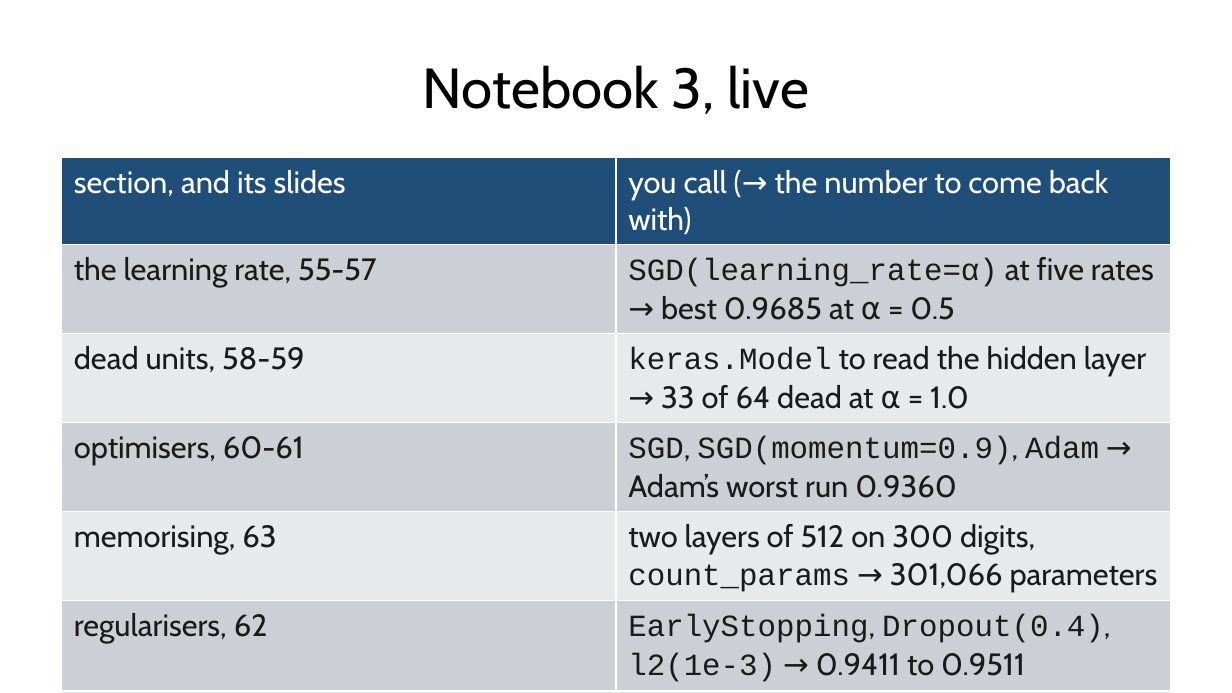
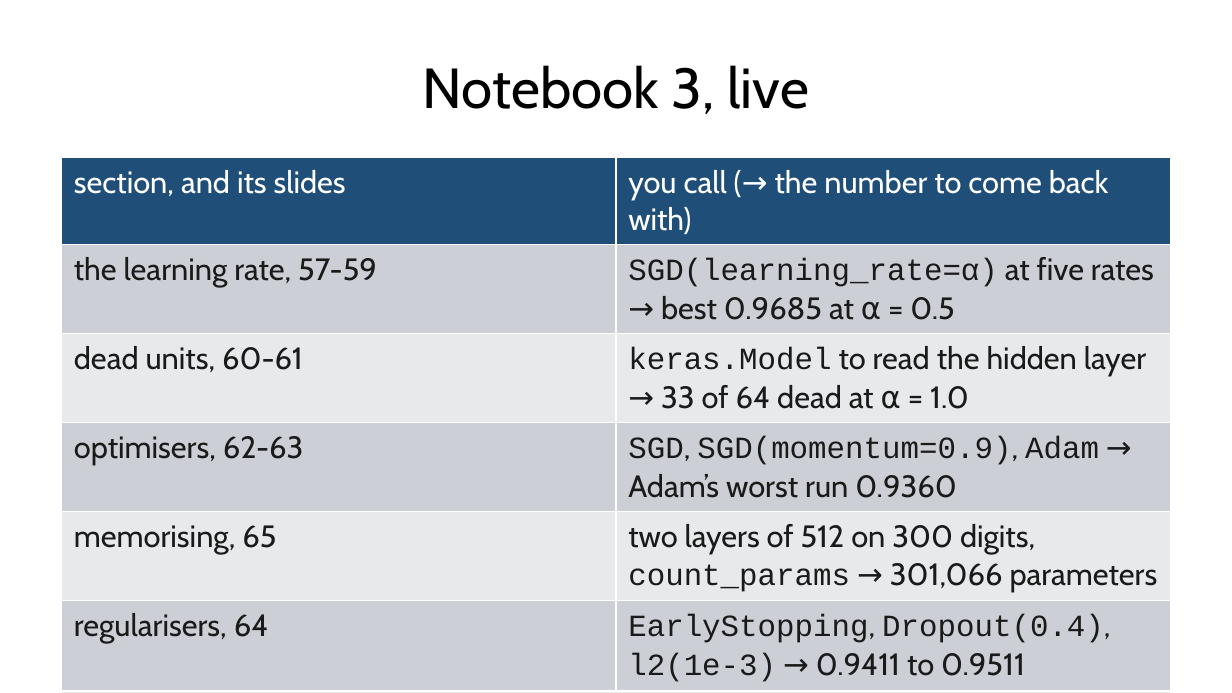
Before and after one commit to fabioantonini/technologies-for-artificial-intelligence, a slide deck: slide 66 of Lessons/09_neural_networks/Slides/neural_networks_slides.pptx (slide 64 before the commit). Drawn at 1232x693 pixels with LibreOffice and Linux fonts; fonts in the diff are those of the drawing; background and template pictures are left out. Boxes give left, top, right and bottom in pixels: in the first picture for what was removed or moved away, otherwise in the second. Text is boxed around its words. In the diff, an @@ line names an element or a change of style, - is before the commit and + after.

```diff
--- a/Lessons/09_neural_networks/Slides/neural_networks_slides.pptx
+++ b/Lessons/09_neural_networks/Slides/neural_networks_slides.pptx
@@ table at [62,158,1170,686] @@
-row 2, column 1: the learning rate, 55-57
+row 2, column 1: the learning rate, 57-59
-row 3, column 1: dead units, 58-59
+row 3, column 1: dead units, 60-61
-row 4, column 1: optimisers, 60-61
+row 4, column 1: optimisers, 62-63
-row 5, column 1: memorising, 63
+row 5, column 1: memorising, 65
-row 6, column 1: regularisers, 62
+row 6, column 1: regularisers, 64
```
Also in this commit, not shown: 3 other slides changed, 2 slides added, 7 other files.
